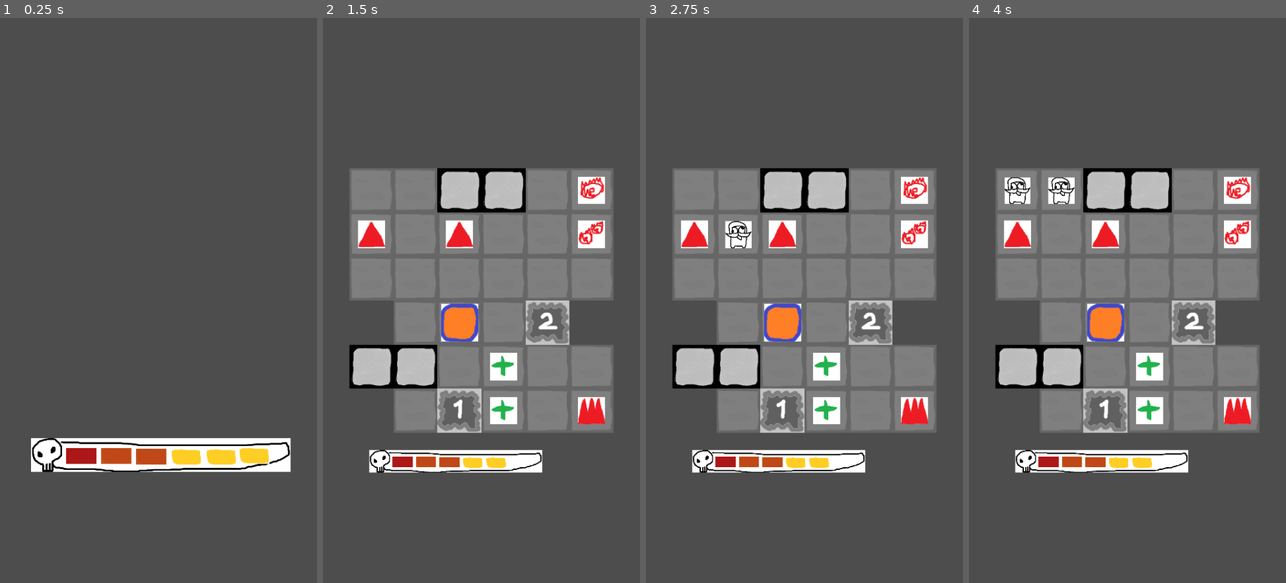
Above: before the commit, frames 1-4 (left to right).
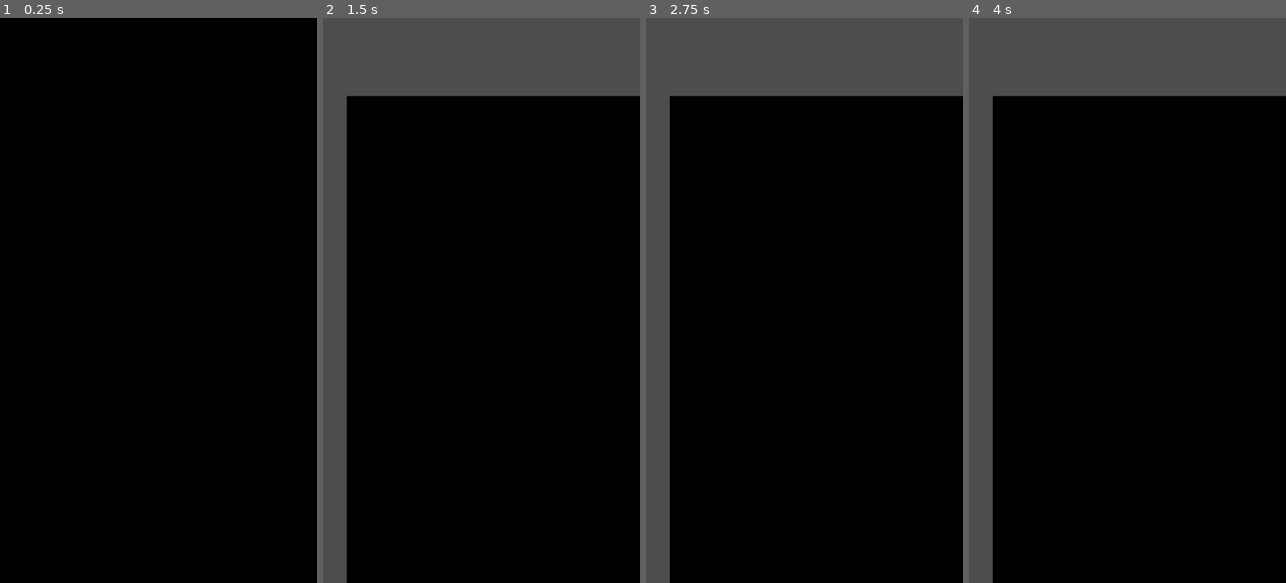
Above: after the commit, the same moments.

Repository: chamwhy/godotTest
Game: Godot game, scene res://04_Scenes/main.tscn
Same seed, same stepped clock (60 frames per second), same inputs: the game is played once before the commit and once after it.
Inputs:
- Up to frame 1 (0.25 s): no input
- Up to frame 2 (1.5 s): tap Enter at 0.5 s; hold D (move_right) 0.53-1.28 s; tap X (test_x) at 0.6 s; tap Space (interaction, bound only after the commit) at 0.8, 1.25, 1.35 s; hold S (move_down) from 1.28 s (still down)
- Up to frame 3 (2.75 s): tap 5 at 1.55 s; tap Enter at 2 s; release S (move_down) at 2.03 s; hold D (move_right) from 2.03 s (still down); hold 5 from 2.03 s (still down); tap 6 at 2.3 s
- Up to frame 4 (4 s): tap Space (interaction, bound only after the commit) at 2.75, 3.8 s; release D (move_right) at 2.78 s; release 5 at 2.78 s; hold W (move_up) 2.78-3.53 s; tap 6 at 2.85 s; tap X (test_x) at 3.05, 3.6 s; tap Enter at 3.5 s; hold A (move_left) from 3.53 s (still down)

The runs differ from the first frame. In frame 1, 100% of the frame differs, in the area x 0-100%, y 0-100%; in frame 2, 78%; in frame 3, 78%; in frame 4, 78%.
Error after the commit: Cannot call method 'set_trans' on a null value. (res://01_Scripts/UI/Dissolver.gd:18)

Commit message:
맵 포탈 및 맵 전환 매커니즘 추가, 디졸브 효과 추가 시도

Diff:
--- /dev/null
+++ b/godot/01_Scripts/Entities/Element/Exit/MapPortal.gd
@@ -0,0 +1,29 @@
+extends Element
+class_name MapPortal
+
+#region element 별 특성
+#@export var is_block: bool = false  # 막힘 판정 여부
+#@export var hitable: bool = true
+var world := 0
+var stage := 0
+#endregion
+
+
+func apply_data(data: Dictionary) -> void:
+	super.apply_data(data)
+	is_block = false
+	hitable = false
+	world = data.get("world", 0)
+	stage = data.get("stage", 0)
+
+	InGameManager.element_interacted.connect(_check_pos)
+	# TODO: 상태에 따른 이미지 업데이트
+
+func _check_pos(pos: Position, elm: Element, tick: int) -> void:
+	print("map portal 발동.", cur_position.to_str(), pos.to_str())
+	# 일단은 elm 상관없이 발동. 나중에 player 넣거나 아니면 몬스터가 밟는 거 자체를 기믹으로 할 수도?
+	if pos.equals(cur_position):
+		move_map()
+
+func move_map() -> void:
+	MapDrawer.draw_map(world,stage)
--- a/godot/01_Scripts/Entities/Element/Unit/Unit.gd
+++ b/godot/01_Scripts/Entities/Element/Unit/Unit.gd
@@ -43,12 +43,14 @@
 
 
 func action_dir(dir: Position, tick: int) -> void:
-	var real_dir = dir.normalized()
-	if move_speed < 0:
-		real_dir = real_dir * -1
-
-	# 음수값 구현
-	action2(real_dir, abs(move_speed), tick)
+	if dir.equals(Position.ZERO()):
+		InGameManager.interact_element(self, cur_position, 0)
+	else:
+		var real_dir = dir.normalized()
+		if move_speed < 0:
+			real_dir = real_dir * -1
+		# 음수값 구현
+		action2(real_dir, abs(move_speed), tick)
 
 func action2(dir: Position, spd: int, tick: int) -> void:
 	if not dir.is_straight(): return
--- a/godot/01_Scripts/Systems/AutoLoad/GameManager.gd
+++ b/godot/01_Scripts/Systems/AutoLoad/GameManager.gd
@@ -10,3 +10,10 @@
 func set_state(new_state: GameState) -> void:
 	print("GameState changed: {GameSate.keys()[cur_state]} -> {GameSate.keys()[new_state]}")
 	cur_state = new_state
+
+
+func load_map(world: int, stage: int, fadein = true, fadeout = true) -> bool:
+	# fade-in
+	if fadein:
+		pass
+	return false
--- a/godot/01_Scripts/Systems/AutoLoad/InGameManager.gd
+++ b/godot/01_Scripts/Systems/AutoLoad/InGameManager.gd
@@ -35,13 +35,10 @@
 	InputManager.action_input.connect(_action_inputed)
 
 func _action_inputed(dir: Position):
-	print("check", AnimationQueue.is_processing, _player == null)
 	if AnimationQueue.is_processing or _player == null: return
 	# 유저 입력을 통한 행동은 tick 0부터 시작
-	print("action!", dir.to_str())
 	_player.action_dir(dir, 0)
 	# 현재 MAX에 도달했을때 false 반환값으로 인한 중간 process는 작성되지 않음.
-	print("animation test")
 	AnimationQueue.process_queue()
 
 #region Map
@@ -64,13 +61,18 @@
 			tile_map[y].append(0)
 			element_map[y].append([])
 
+func clear():
+	map_width = 0
+	map_height = 0
+	tile_map = []
+	element_map = []
+
+
 func map_size_in(x:int, y:int) -> bool:
 	return 0 <= x and x < map_width and 0 <= y and y < map_height
 
 func has_tile(x:int, y:int) -> bool:
-	print("11")
 	if not map_size_in(x, y): return false
-	print("12")
 	return tile_map[y][x] != 0
 
 func register_tile(pos: Position, tile_id: int) -> void:
@@ -117,7 +119,7 @@
 signal element_entered(pos: Position, elm: Element, tick: int)
 signal element_passed(pos: Position, elm: Element, tick: int)
 signal element_exited(pos: Position, elm: Element, tick: int)
-
+signal element_interacted(pos: Position, elm: Element, tick: int)
 
 # Element 넣기(register는 등록만, 해당 함수는 외부 처리까지 동시에 진행)
 func enter_element(elm: Element, pos: Position, tick: int) -> bool:
@@ -138,11 +140,8 @@
 
 # 일치하는 Element 꺼내기
 func exit_element(elm: Element, pos: Position, tick: int) -> Element:
-	print("1")
 	if not has_tile(pos.x, pos.y): return null
-	print("2")
 	if element_map[pos.y][pos.x] == null: return null
-	print("3")
 	for i in range(element_map[pos.y][pos.x].size()):
 		var re = element_map[pos.y][pos.x][i]
 		if not re is Element: continue
@@ -151,21 +150,17 @@
 		element_map[pos.y][pos.x].remove_at(i)
 		element_exited.emit(pos, elm, tick)
 		return re
-	print("4")
 	return null
+
+func interact_element(elm: Element, pos: Position, tick: int) -> bool:
+	if not map_size_in(pos.x, pos.y): return false
+	element_interacted.emit(pos, elm, tick)
+	return true
 
 
 #endregion
 
 
-func entity_exit(pos: Position, ent: Entity) -> void:
-	pass
-
-func entity_pass(pos: Position, ent: Entity) -> void:
-	pass
-
-func entity_placed(pos: Position, ent: Entity) -> void:
-	pass
 
 # 지나갈 수 있는 지 여부
 func can_pass(pos: Position) -> bool:
@@ -193,6 +188,7 @@
 
 #region MapPosition
 func position_to_world(pos: Position) -> Vector2:
+	# TODO: 나중에 카메라 관련 기획짜서 고치기?
 	return Vector2(pos.x + 0.5, pos.y + 0.5) * MapDrawer.tile_size
 
 #endregion
--- a/godot/01_Scripts/Systems/AutoLoad/InputManager.gd
+++ b/godot/01_Scripts/Systems/AutoLoad/InputManager.gd
@@ -44,6 +44,9 @@
 	elif Input.is_action_just_pressed("move_right"):
 		print("right누름")
 		emit_signal("action_input", Position.RIGHT())
+	elif Input.is_action_just_pressed("interaction"):
+		print("상호작용누름")
+		emit_signal("action_input", Position.ZERO())
 
 func input_gameover() -> void:
 	pass
--- a/godot/01_Scripts/Systems/AutoLoad/UIManager.gd
+++ b/godot/01_Scripts/Systems/AutoLoad/UIManager.gd
@@ -1,12 +1,17 @@
-# AutoLoad
+# AutoLoad (GlobalDissolve.gd)
 extends Node
 
+# 씬에 배치된 Dissolver 객체를 여기에 등록해야 합니다.
+var dissolver: Dissolver = null
 
-# Called when the node enters the scene tree for the first time.
-func _ready() -> void:
-	pass # Replace with function body.
+func dissolve_in(duration: float) -> void:
+	if dissolver:
+		dissolver.dissolve_in(duration)
+	else:
+		push_warning("Dissolver 객체가 등록되지 않았습니다!")
 
-
-# Called every frame. 'delta' is the elapsed time since the previous frame.
-func _process(delta: float) -> void:
-	pass
+func dissolve_out(duration: float) -> void:
+	if dissolver:
+		dissolver.dissolve_out(duration)
+	else:
+		push_warning("Dissolver 객체가 등록되지 않았습니다!")
--- a/godot/01_Scripts/Systems/Map/MapDrawer.gd
+++ b/godot/01_Scripts/Systems/Map/MapDrawer.gd
@@ -112,3 +112,19 @@
 		# 3. apply_data 자동 호출
 		if obj.has_method("apply_data"):
 			obj.apply_data(entity_data)
+
+
+func erase_map() -> void:
+	# 1. 씬 트리의 루트 노드를 기준으로 부모 노드를 동적으로 찾습니다.
+	var current_root = get_tree().current_scene # 현재 로드된 씬의 루트 노드
+
+	entity_parent = current_root.find_child(entity_parent_name, true)
+
+	if entity_parent == null:
+		print("MapMaker: 엔티티 부모 노드 '%s'를 현재 씬에서 찾을 수 없어 엔티티 로드를 건너뜁니다." % entity_parent_name)
+		# 엔티티가 없어도 타일은 로드할 수 있도록 여기서는 return false 하지 않을 수 있습니다.
+
+	for n in entity_parent.get_children():
+		entity_parent.remove_child(n)
+		n.queue_free()
+	InGameManager.clear()
--- /dev/null
+++ b/godot/01_Scripts/Test/DissolverTester.gd
@@ -0,0 +1,14 @@
+extends Node
+
+
+
+# Called every frame. 'delta' is the elapsed time since the previous frame.
+func _process(delta: float) -> void:
+	if Input.is_key_pressed(KEY_5):
+		print("디졸브 IN 시작 (1.5초)")
+		UiManager.dissolve_in(1.5)
+
+	# 6번 키를 눌렀을 때 (Out: 사라지기)
+	if Input.is_key_pressed(KEY_6):
+		print("디졸브 OUT 시작 (1.5초)")
+		UiManager.dissolve_out(1.5)
--- a/godot/01_Scripts/Test/MapMakeTester.gd
+++ b/godot/01_Scripts/Test/MapMakeTester.gd
@@ -10,4 +10,4 @@
 func _process(delta: float) -> void:
 	if Input.is_action_just_pressed("test_x"):
 		print("test x")
-		MapDrawer.draw_map(1,3)
+		MapDrawer.draw_map(0,0)
--- /dev/null
+++ b/godot/01_Scripts/UI/Dissolver.gd
@@ -0,0 +1,18 @@
+extends Sprite2D
+class_name Dissolver
+
+@onready var mat = material as ShaderMaterial
+
+func _ready():
+	# 게임 시작 시 GlobalDissolve(싱글톤 이름)에 자신을 등록
+	UiManager.dissolver = self
+
+func dissolve_out(duration: float):
+	# 지정된 시간 동안 value를 0에서 1로 (사라지기)
+	var tween = create_tween()
+	tween.tween_property(material, "shader_parameter/progress", 1.0, 1.5).set_trans(Tween.TRANS_QUART).set_ease(Tween.EASE_OUT)
+
+func dissolve_in(duration: float):
+	# 지정된 시간 동안 value를 1에서 0으로 (나타나기)
+	var tween = create_tween()
+	tween.tween_property(material, "shader_parameter/progress", 0.0, 1.5).set_trans(Tween.TRANS_QUART).set_ease(Tween.EASE_IN)
--- /dev/null
+++ b/godot/02_Material/Shader/cam_dissolve.gdshader
@@ -0,0 +1,20 @@
+shader_type canvas_item;
+
+uniform float progress : hint_range(0.0, 1.0) = 0.0;
+uniform float pixel_size = 32.0;
+
+void fragment() {
+    // Get the screen UV and snap it to the pixel grid
+    vec2 grid_uv = floor(UV * pixel_size) / pixel_size;
+
+    // Create a simple circular mask based on the distance from the center
+    // You can also use a texture here for more complex patterns
+    float dist = distance(grid_uv, vec2(0.5));
+
+    // Compare distance to progress to create the "reveal" effect
+    if (dist < progress * 1.5) {
+        discard; // Make the pixel transparent
+    }
+
+    COLOR = vec4(0.0, 0.0, 0.0, 1.0); // The transition color (Black)
+}
--- /dev/null
+++ b/godot/02_Material/Shader/cam_dissolve.tres
@@ -0,0 +1,10 @@
+[gd_resource type="ShaderMaterial" format=3 uid="uid://bpsj5ontcsxcx"]
+
+[ext_resource type="Shader" uid="uid://7mofg0ivb0uj" path="res://02_Material/Shader/cam_dissolve.gdshader" id="1_5hv0u"]
+
+[sub_resource type="NoiseTexture2D" id="NoiseTexture2D_5hv0u"]
+
+[resource]
+shader = ExtResource("1_5hv0u")
+shader_parameter/value = 0.0
+shader_parameter/noise_texture = SubResource("NoiseTexture2D_5hv0u")
--- /dev/null
+++ b/godot/04_Scenes/Entities/map_portal.tscn
@@ -0,0 +1,11 @@
+[gd_scene format=3 uid="uid://bk8u1y1oy40g1"]
+
+[ext_resource type="Script" uid="uid://dm3didxm223aq" path="res://01_Scripts/Entities/Element/Exit/MapPortal.gd" id="1_vr2du"]
+[ext_resource type="Texture2D" uid="uid://os4vfwivs52a" path="res://03_Resources/Test/map_portal.png" id="2_uoq1a"]
+
+[node name="MapPortal" type="Node2D" unique_id=1180122851]
+script = ExtResource("1_vr2du")
+hitable = false
+
+[node name="Sprite2D" type="Sprite2D" parent="." unique_id=260130908]
+texture = ExtResource("2_uoq1a")
--- a/godot/04_Scenes/main.tscn
+++ b/godot/04_Scenes/main.tscn
@@ -3,8 +3,12 @@
 [ext_resource type="Script" uid="uid://lpdb7ca0h2ms" path="res://01_Scripts/Systems/MyCamera.gd" id="1_6grqo"]
 [ext_resource type="Script" uid="uid://ybb0yxgxcq8b" path="res://01_Scripts/Test/MapMakeTester.gd" id="1_6s166"]
 [ext_resource type="Script" uid="uid://cb6q0b6vlkvlu" path="res://01_Scripts/UI/PlayerHpBar.gd" id="4_rbyvi"]
+[ext_resource type="Material" uid="uid://bpsj5ontcsxcx" path="res://02_Material/Shader/cam_dissolve.tres" id="6_6grqo"]
 [ext_resource type="Texture2D" uid="uid://c136eykec6roi" path="res://03_Resources/Test/hpbar.png" id="6_ibv6u"]
+[ext_resource type="Script" uid="uid://bknp4kqn5q4sl" path="res://01_Scripts/UI/Dissolver.gd" id="6_xfwcn"]
 [ext_resource type="Texture2D" uid="uid://buj5q8hvmbqar" path="res://03_Resources/Test/hpbarCnt.png" id="7_6grqo"]
+[ext_resource type="Texture2D" uid="uid://6sa64x3qs22d" path="res://03_Resources/Test/black.png" id="7_epy18"]
+[ext_resource type="Script" uid="uid://bodtelrykebsi" path="res://01_Scripts/Test/DissolverTester.gd" id="9_epy18"]
 
 [node name="Main" type="Node" unique_id=1358099324]
 
@@ -128,3 +132,13 @@
 offset_bottom = 24.80191
 grow_vertical = 2
 texture = ExtResource("7_6grqo")
+
+[node name="DissolveSprite" type="Sprite2D" parent="." unique_id=1625890105]
+material = ExtResource("6_6grqo")
+position = Vector2(242.99998, 430)
+scale = Vector2(4.93, 8.77)
+texture = ExtResource("7_epy18")
+script = ExtResource("6_xfwcn")
+
+[node name="Node" type="Node" parent="." unique_id=1709739146]
+script = ExtResource("9_epy18")
--- /dev/null
+++ b/godot/05_Data/01_MapData/00_00.json
@@ -0,0 +1,46 @@
+{
+	"world": 0,
+	"stage": 0,
+	"map_name": "메인 월드",
+	"tile_size": 100,
+	"map_width": 4,
+	"map_height": 6,
+	"tile_map": [
+		[1, 1, 1, 1],
+		[0, 0, 1, 1],
+		[1, 1, 1, 1],
+		[0, 0, 1, 1],
+		[1, 1, 1, 1],
+		[0, 0, 0, 1],
+	],
+	"entities": [
+		{
+			"x": 3,
+			"y": 5,
+			"obj_type": "player",
+			"mh": 6,
+			"ch": 6
+		},
+		{
+			"x": 0,
+			"y": 4,
+			"obj_type": "mapPortal",
+			"world": 1,
+			"stage": 0
+		},
+		{
+			"x": 0,
+			"y": 2,
+			"obj_type": "mapPortal",
+			"world": 2,
+			"stage": 0
+		},
+		{
+			"x": 0,
+			"y": 0,
+			"obj_type": "mapPortal",
+			"world": 3,
+			"stage": 0
+		},
+	]
+}
--- a/godot/05_Data/01_MapData/01_01.json
+++ b/godot/05_Data/01_MapData/01_01.json
@@ -14,7 +14,7 @@
 		{
 			"x": 10,
 			"y": 12,
-			"obj_type": "Player"
+			"obj_type": "player"
 		},
 		{
 			"x": 5,
--- a/godot/05_Data/09_Util/exported_resources.tres
+++ b/godot/05_Data/09_Util/exported_resources.tres
@@ -7,11 +7,13 @@
 [ext_resource type="PackedScene" uid="uid://b635aa1kx37m0" path="res://04_Scenes/Entities/trap.tscn" id="4_bgbi1"]
 [ext_resource type="PackedScene" uid="uid://tqdeqigdhtn" path="res://04_Scenes/Entities/heal_item.tscn" id="5_k3ru8"]
 [ext_resource type="PackedScene" uid="uid://bi71to4ae5eo7" path="res://04_Scenes/Entities/move_box.tscn" id="6_dpfcg"]
+[ext_resource type="PackedScene" uid="uid://bk8u1y1oy40g1" path="res://04_Scenes/Entities/map_portal.tscn" id="7_k3ru8"]
 
 [resource]
 script = ExtResource("1_8ssbv")
 entityScenes = Dictionary[String, PackedScene]({
 "healItem": ExtResource("5_k3ru8"),
+"mapPortal": ExtResource("7_k3ru8"),
 "moveBox": ExtResource("6_dpfcg"),
 "player": ExtResource("2_77qpq"),
 "tile": ExtResource("3_2mgts"),
--- a/godot/project.godot
+++ b/godot/project.godot
@@ -68,6 +68,12 @@
 , Object(InputEventKey,"resource_local_to_scene":false,"resource_name":"","device":-1,"window_id":0,"alt_pressed":false …(186 unchanged characters)…
 ]
 }
+interaction={
+"deadzone": 0.2,
+"events": [Object(InputEventKey,"resource_local_to_scene":false,"resource_name":"","device":-1,"window_id":0,"alt_pressed":false,"shift_pressed":false,"ctrl_pressed":false,"meta_pressed":false,"pressed":false,"keycode":0,"physical_keycode":32,"key_label":0,"unicode":32,"location":0,"echo":false,"script":null)
+, Object(InputEventKey,"resource_local_to_scene":false,"resource_name":"","device":-1,"window_id":0,"alt_pressed":false,"shift_pressed":false,"ctrl_pressed":false,"meta_pressed":false,"pressed":false,"keycode":0,"physical_keycode":4194309,"key_label":0,"unicode":0,"location":0,"echo":false,"script":null)
+]
+}
 
 [rendering]
 
Not shown, added: godot/01_Scripts/Entities/Element/Exit/MapPortal.gd.uid
Not shown, added: godot/01_Scripts/Test/DissolverTester.gd.uid
Not shown, added: godot/01_Scripts/UI/Dissolver.gd.uid
Not shown, added: godot/02_Material/Shader/cam_dissolve.gdshader.uid
Binary file added: godot/03_Resources/Test/black.png
Not shown, added: godot/03_Resources/Test/black.png.import
Binary file added: godot/03_Resources/Test/map_portal.png
Not shown, added: godot/03_Resources/Test/map_portal.png.import
